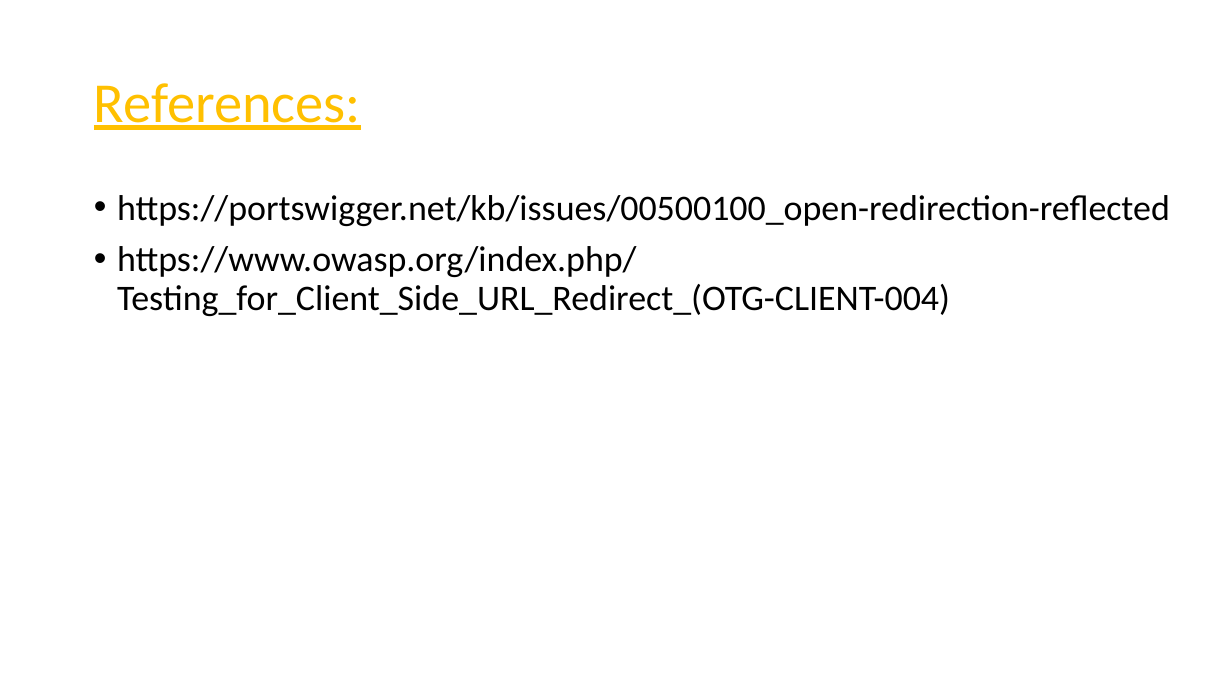
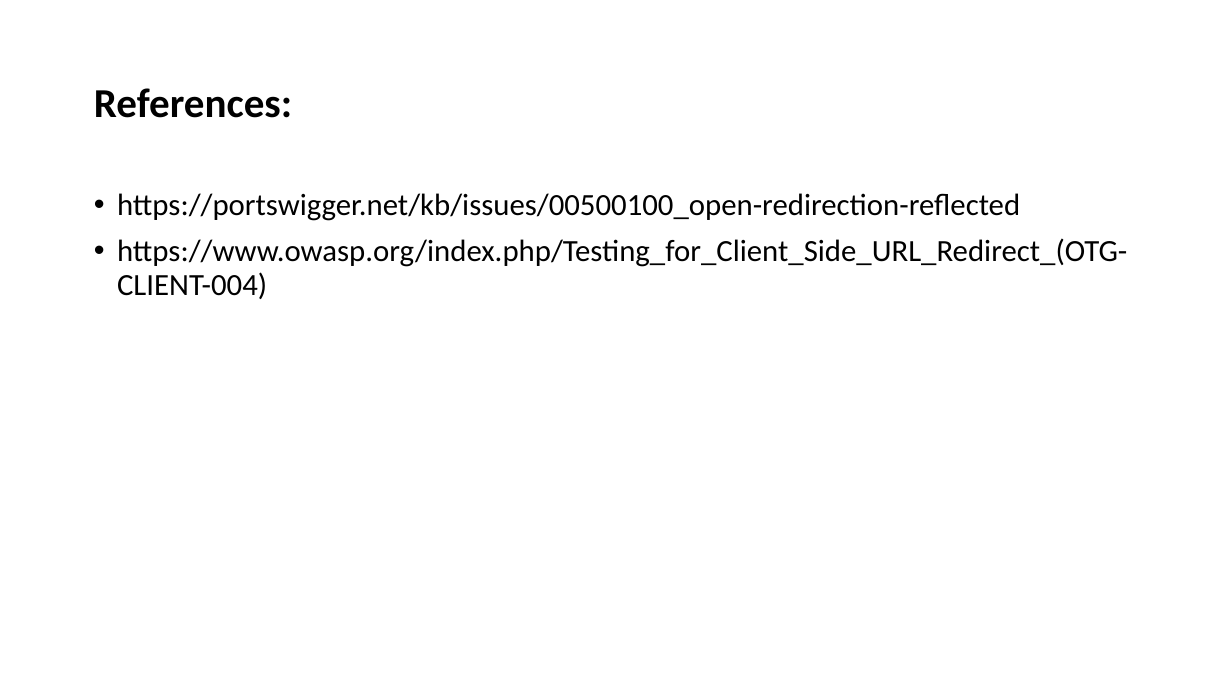
Before and after one commit to RocktimRajkumar/CEH-hack-a-thon, a slide deck: slide 70 of reports/Lifestyle Store/LifeStyle Store Application Reports.pptx. Drawn at 1232x693 pixels with LibreOffice and Linux fonts; fonts in the diff are those of the drawing. Boxes give left, top, right and bottom in pixels: in the first picture for what was removed or moved away, otherwise in the second. Text is boxed around its words. In the diff, an @@ line names an element or a change of style, - is before the commit and + after.

Commit message:
reports: Open redirection ppt done

```diff
--- a/reports/Lifestyle Store/LifeStyle Store Application Reports.pptx
+++ b/reports/Lifestyle Store/LifeStyle Store Application Reports.pptx
@@ title "References:" at (x1=94, y1=88, x2=292, y2=118): size 44 to 32 pt, text colour #FFC000 to #000000, bold on, underline off @@
@@ text "https://portswigger.net/kb/issues/00500100_open-redirection- ..." at (x1=117, y1=193, x2=1127, y2=299): size 28 to 24 pt @@
```
Also in this commit, not shown: 6 other slides changed.
